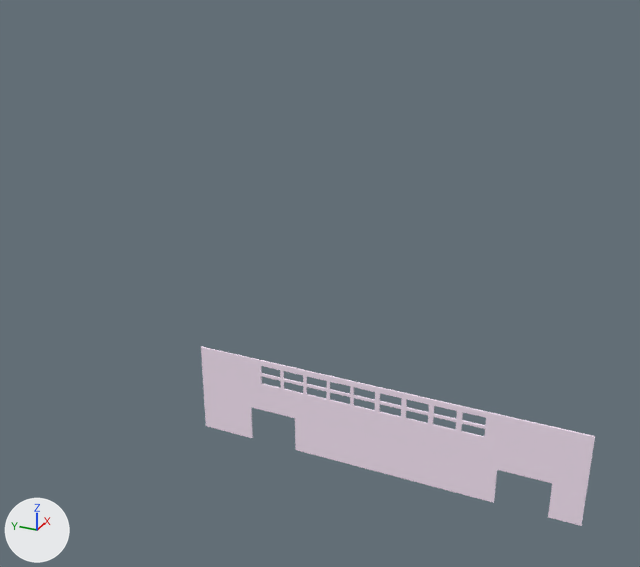
Before and after pictures for a commit that changed the FBX model nuseo por separado/nivel3_murofrontal.fbx.
One viewpoint serves both versions: a camera (50 mm lens) standing at (-144.8, -83.8, 61.3) and looking at (-36.5, -35.1, 7.1). The axes (+X, +Y, +Z) are drawn at lower left. The lights are the same throughout. Where no turn or scale is listed for an object, it has been applied to the vertices.

Script lines for the objects in view, before the commit:
```python
me_cube_016 = bpy.data.meshes.new('Cube.016')
me_cube_016.from_pydata(...)  # 169 vertices, 122 faces; spans x -0.1..0.1, y -22.3..22.4, z -5.4..5.5
me_cube_016.materials.append(mat_material_779)  # white #ffedfe
ob_murofrontal_nivel3 = bpy.data.objects.new('murofrontal_nivel3', me_cube_016)
ob_murofrontal_nivel3.location = (-67.3, -56.1, 6.1)
```
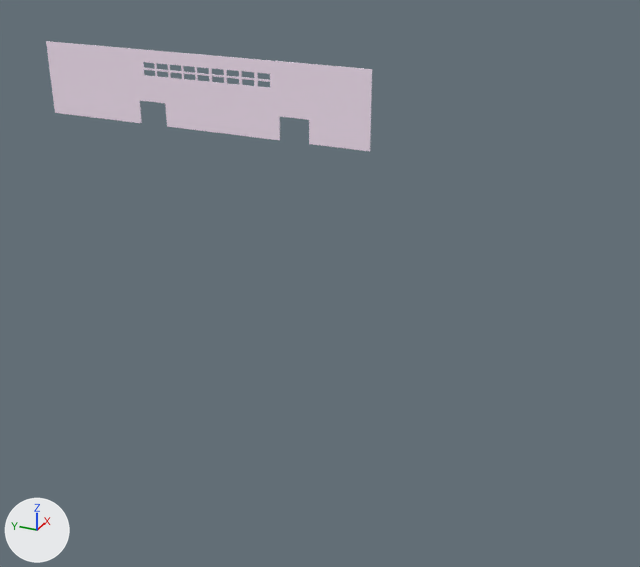
Edits to the bpy script that builds the scene:
```text
Change me_cube_016:
    where me_cube_016.from_pydata(...)  # 169 vertices, 122 faces; spans x -0.1..0.1, y -22.3..22.4, z -5.4..5.5
    used by ob_murofrontal_nivel3; location = (-67.3, -56.1, 6.1)
    me_cube_016 part 1: all 2 vertices in x -0.1..0.1, y -22.3, z 5.5 are moved by (0.0, -7.9, 2.9)
    me_cube_016 part 2: all 145 vertices in x -0.1..0.1, y -11.6..14.5, z 2.4..4.8 are moved by (0.0, 0.0, 1.3)
    me_cube_016 part 3: all 2 vertices in x -0.1..0.1, y 22.4, z 5.5 are moved by (0.0, 14.0, 2.9)
Change ob_murofrontal_nivel3:
    ob_murofrontal_nivel3.location: (-67.3, -56.1, 6.1) -> (-7.9, -1.3, 24.6)
```

Pixel boxes (x1, y1, x2, y2) of what changed, in the pictures (640 x 567 px; the box of a moved part takes in the faces that stretch with it):
'murofrontal_nivel3', reshaped, moved (17% narrower, 38% shorter)
    before: (201, 347, 595, 526)
    after: (46, 41, 372, 151)
part 1 of me_cube_016, moved or reshaped
    before: (581, 440, 595, 526)
    after: (370, 83, 372, 142)
part 2 of me_cube_016, moved or reshaped
    before: (261, 370, 485, 437)
    after: (143, 63, 270, 88)
part 3 of me_cube_016, moved or reshaped
    before: (201, 347, 595, 526)
    after: (46, 41, 372, 151)
